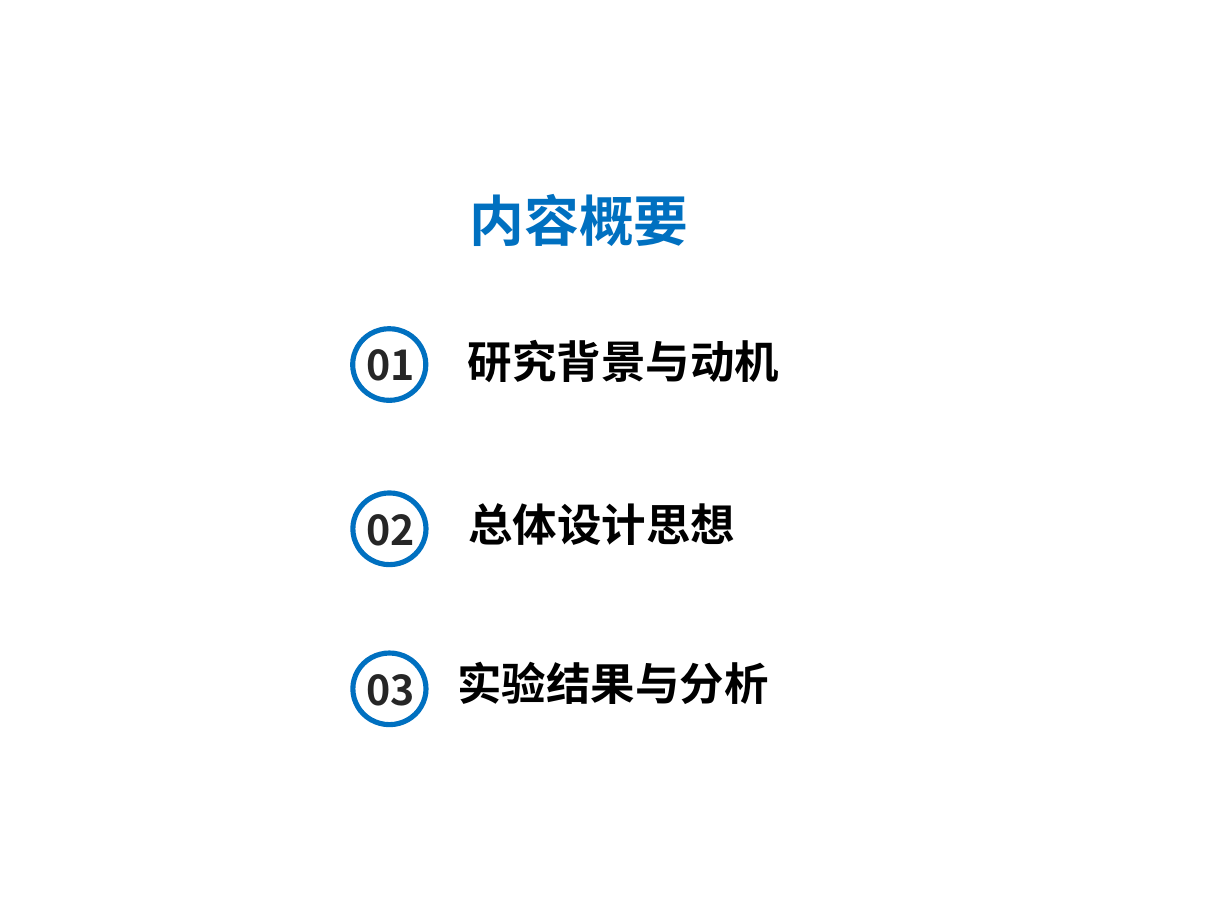
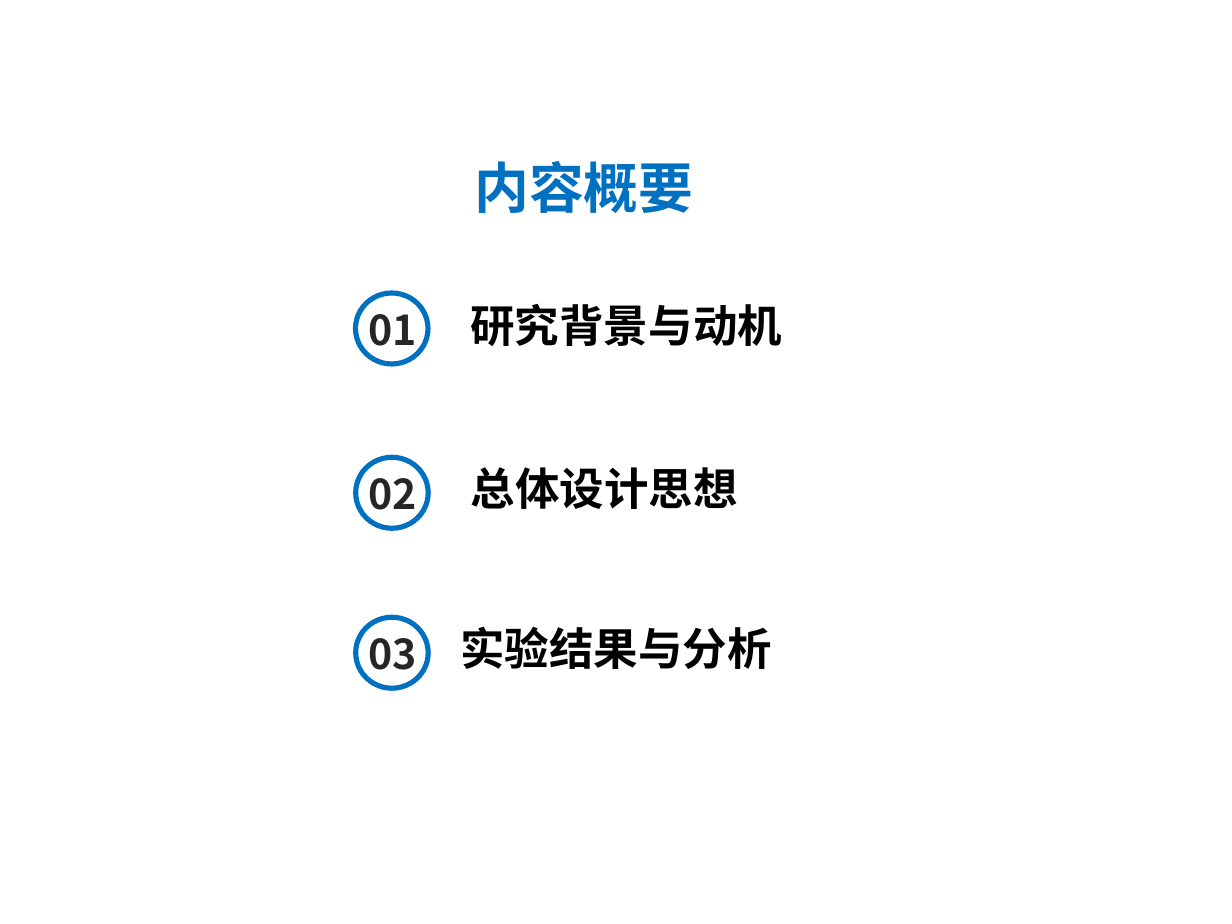
Before and after one commit to yufenyu/work, a slide deck: slide 2 of dmr_paper/paper/chinaSys-2016.ppt. Drawn at 1232x924 pixels with LibreOffice and Linux fonts; fonts in the diff are those of the drawing. Boxes give left, top, right and bottom in pixels: in the first picture for what was removed or moved away, otherwise in the second. Text is boxed around its words. In the diff, an @@ line names an element or a change of style, - is before the commit and + after.

```diff
--- a/dmr_paper/paper/chinaSys-2016.ppt
+++ b/dmr_paper/paper/chinaSys-2016.ppt
@@ text "研究背景与动机": place and size @@
-text "研究背景与动机" at box(468, 340, 779, 382)
+text "研究背景与动机" at box(470, 304, 781, 346)
@@ text "总体设计思想": place and size @@
-text "总体设计思想" at box(468, 503, 735, 545)
+text "总体设计思想" at box(471, 467, 738, 509)
@@ 5 texts, 3 ellipses: place and size @@
-5 texts, 3 ellipses at box(352, 194, 768, 724)
+5 texts, 3 ellipses at box(356, 161, 771, 689)
```
Also in this commit, not shown: 8 other slides changed, 8 slides added, 6 slides removed.
